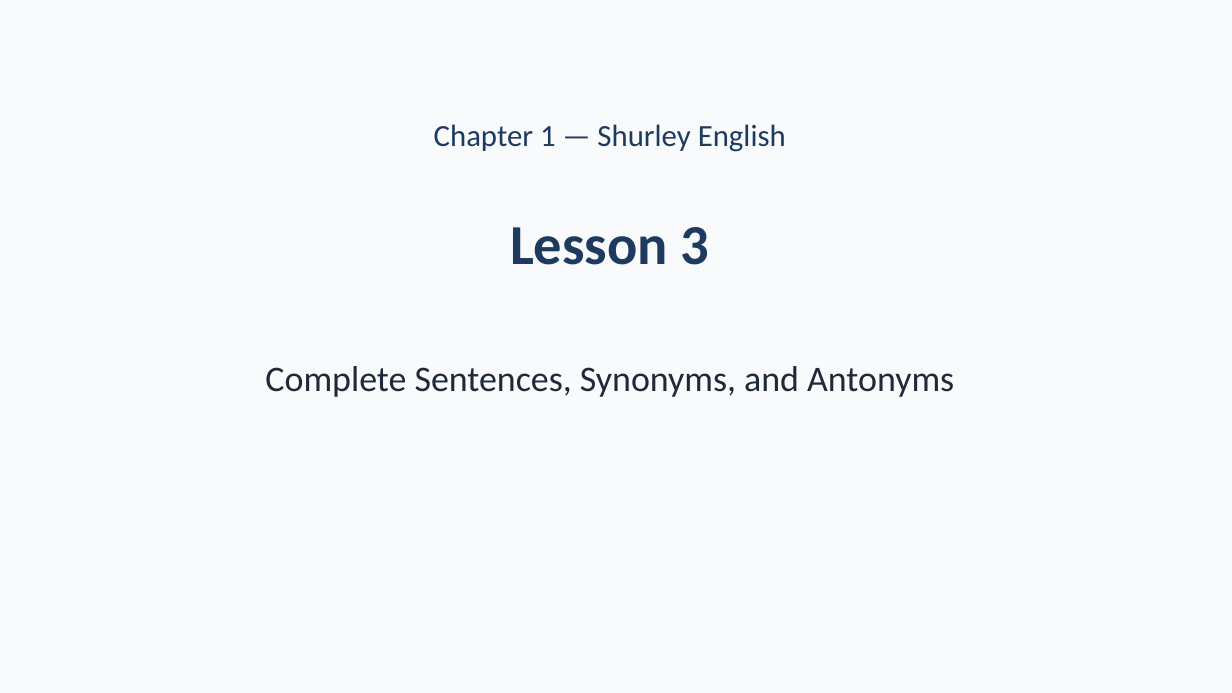
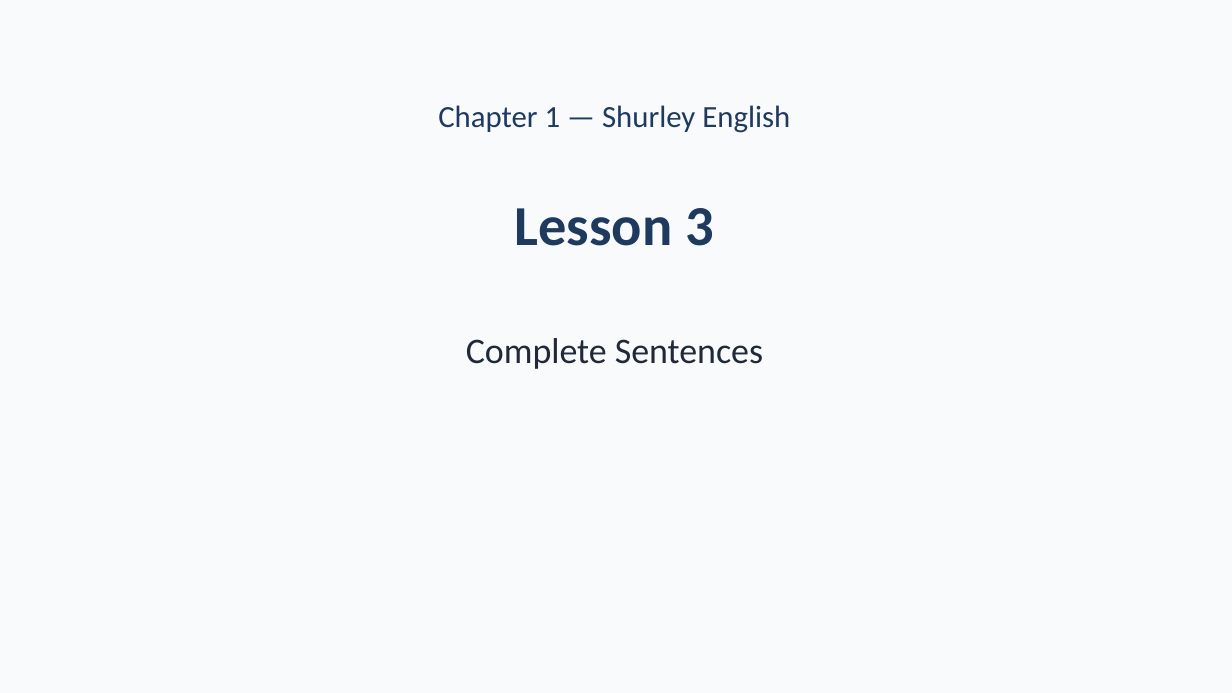
Before and after one commit to owenreagan-cyber/shurley-packet-system, a slide deck: slide 1 of exports/teacher-resource-packs/Shurley_Chapter_1_Teacher_Resource_Pack/05_Presentations/Ch.1_Lesson_3_Complete_Sentences.pptx. Drawn at 1232x693 pixels with LibreOffice and Linux fonts; fonts in the diff are those of the drawing. Boxes give left, top, right and bottom in pixels: in the first picture for what was removed or moved away, otherwise in the second. Text is boxed around its words. In the diff, an @@ line names an element or a change of style, - is before the commit and + after.

```diff
--- a/exports/teacher-resource-packs/Shurley_Chapter_1_Teacher_Resource_Pack/05_Presentations/Ch.1_Lesson_3_Complete_Sentences.pptx
+++ b/exports/teacher-resource-packs/Shurley_Chapter_1_Teacher_Resource_Pack/05_Presentations/Ch.1_Lesson_3_Complete_Sentences.pptx
@@ text "Chapter 1 — Shurley English": place and size @@
-text "Chapter 1 — Shurley English" at (434,124,786,152)
+text "Chapter 1 — Shurley English" at (438,105,790,133)
@@ text "Lesson 3": place and size @@
-text "Lesson 3" at (510,227,710,265)
+text "Lesson 3" at (515,208,714,246)
@@ text at (466,338,763,369): text changed @@
-Complete Sentences, Synonyms, and Antonyms
+Complete Sentences
```
Also in this commit, not shown: 3 other slides changed, 7 slides added, 6 slides removed, 35 other files.
